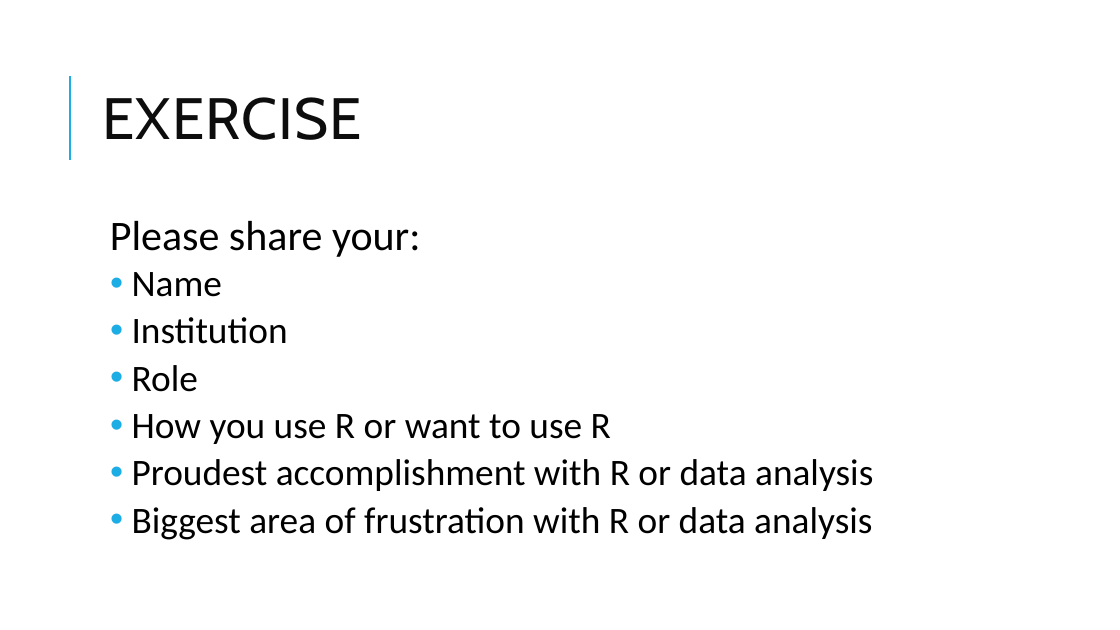
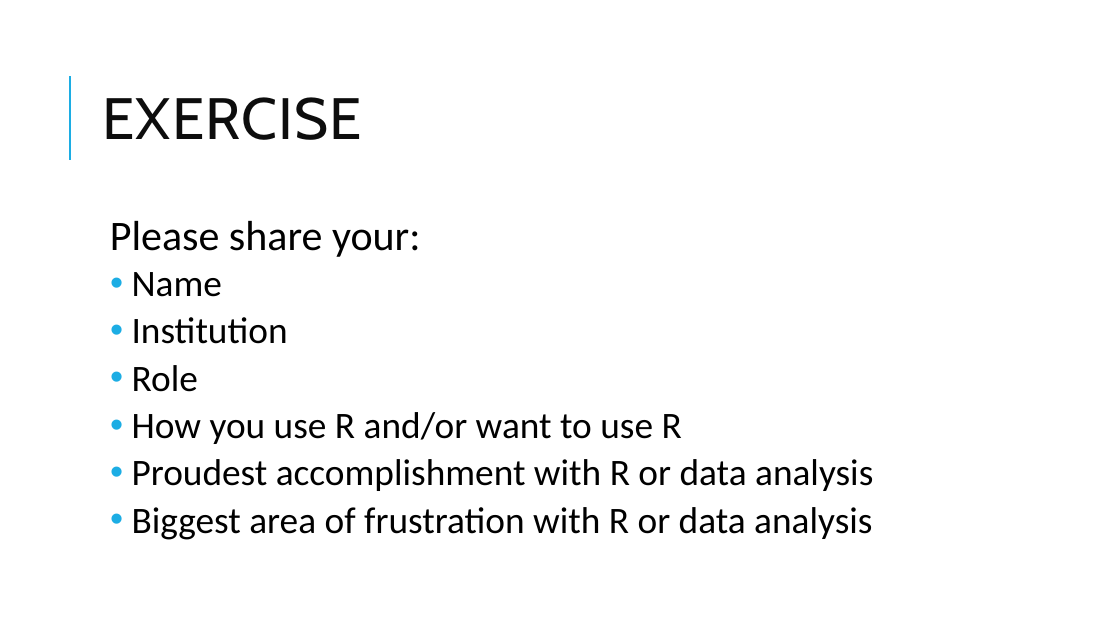
Before and after one commit to pcmathias/databases-dashboards-in-R, a slide deck: slide 10 of slides/00 - Intro.pptx. Drawn at 1120x630 pixels with LibreOffice and Linux fonts; fonts in the diff are those of the drawing. Boxes give left, top, right and bottom in pixels: in the first picture for what was removed or moved away, otherwise in the second. Text is boxed around its words. In the diff, an @@ line names an element or a change of style, - is before the commit and + after.

```diff
--- a/slides/00 - Intro.pptx
+++ b/slides/00 - Intro.pptx
@@ text at <box>132,412,682,444</box>: text changed @@
-  • How you use R or want to use R
+  • How you use R and/or want to use R
```
Also in this commit, not shown: 7 other slides changed.
